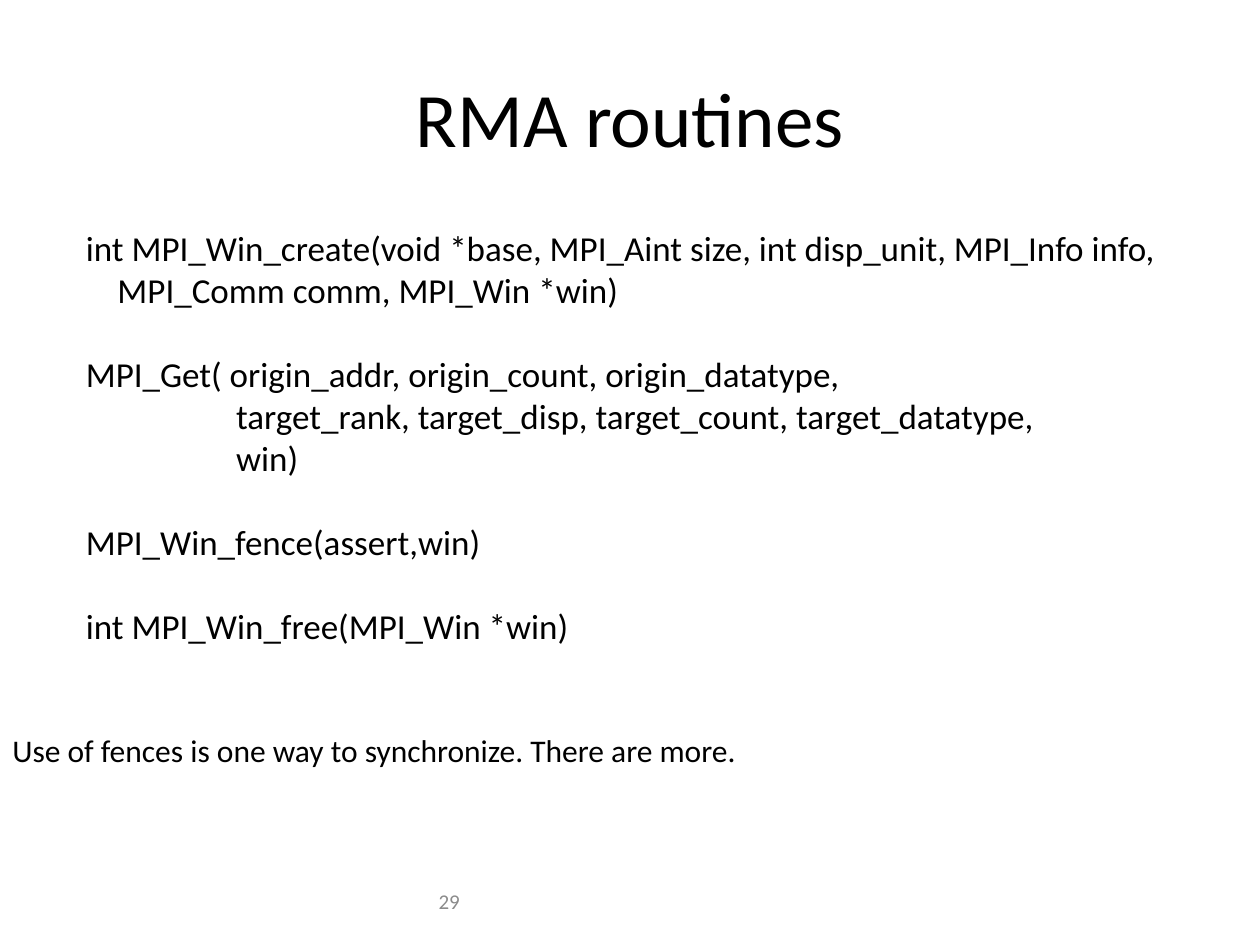
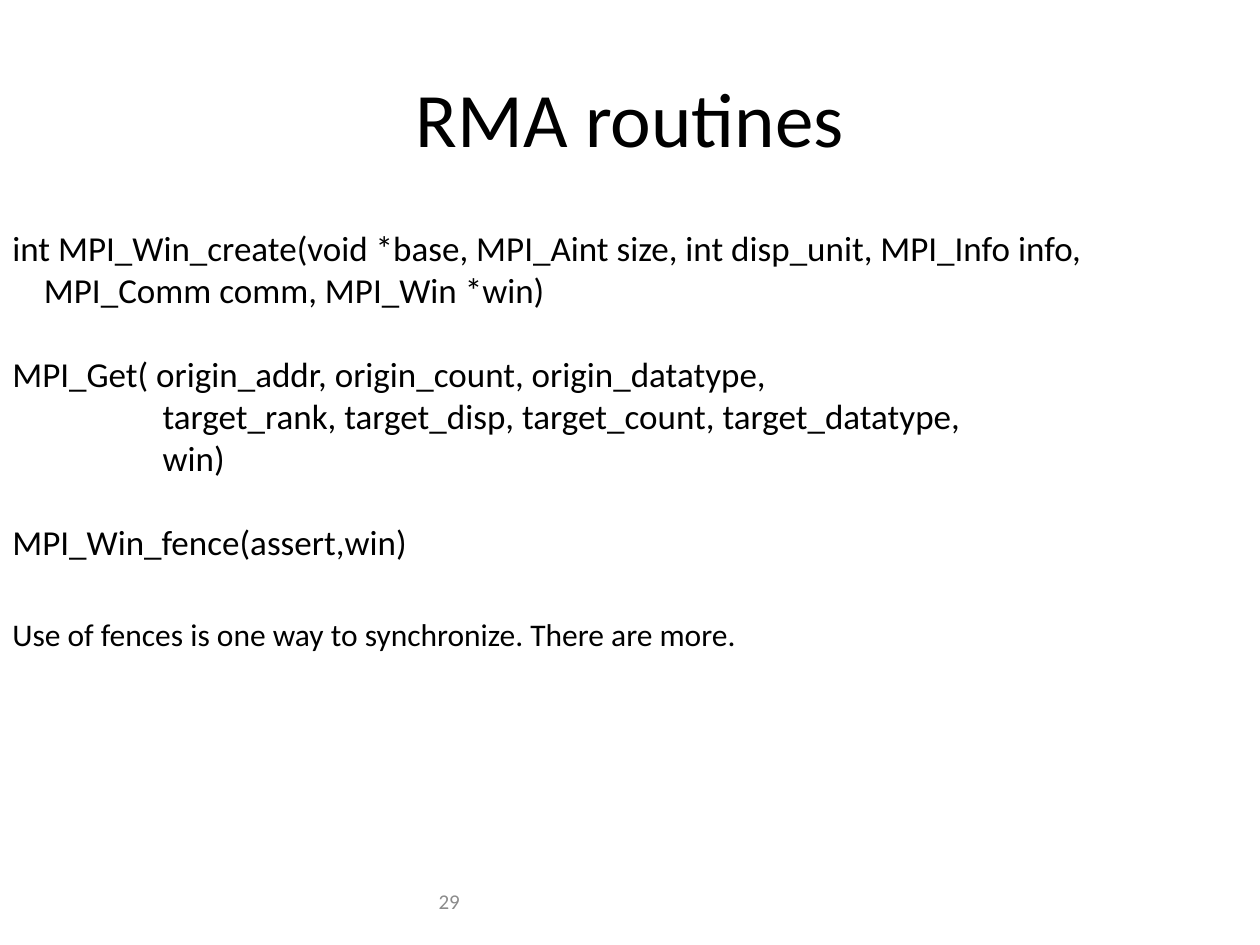
Before and after one commit to allenyllee/Parallel-Computing-Book, a slide deck: slide 29 of slides/MPI/MPI-point2point.pptx. Drawn at 1260x945 pixels with LibreOffice and Linux fonts; fonts in the diff are those of the drawing; background and template pictures are left out. Boxes give left, top, right and bottom in pixels: in the first picture for what was removed or moved away, otherwise in the second. Text is boxed around its words. In the diff, an @@ line names an element or a change of style, - is before the commit and + after.

```diff
--- a/slides/MPI/MPI-point2point.pptx
+++ b/slides/MPI/MPI-point2point.pptx
@@ text "int MPI_Win_create(void *base, MPI_Aint size, ...": place and size @@
-text "int MPI_Win_create(void *base, MPI_Aint size, ..." at [86,235,1155,644]
+text "int MPI_Win_create(void *base, MPI_Aint size, ..." at [12,235,1081,560]
@@ text "Use of fences is one ...": place and size @@
-text "Use of fences is one ..." at [12,740,736,767]
+text "Use of fences is one ..." at [12,624,736,651]
@@ text at [86,613,569,644]: paragraph removed @@
-int MPI_Win_free(MPI_Win *win)
```
Also in this commit, not shown: 3 slides removed, 17 other files.
